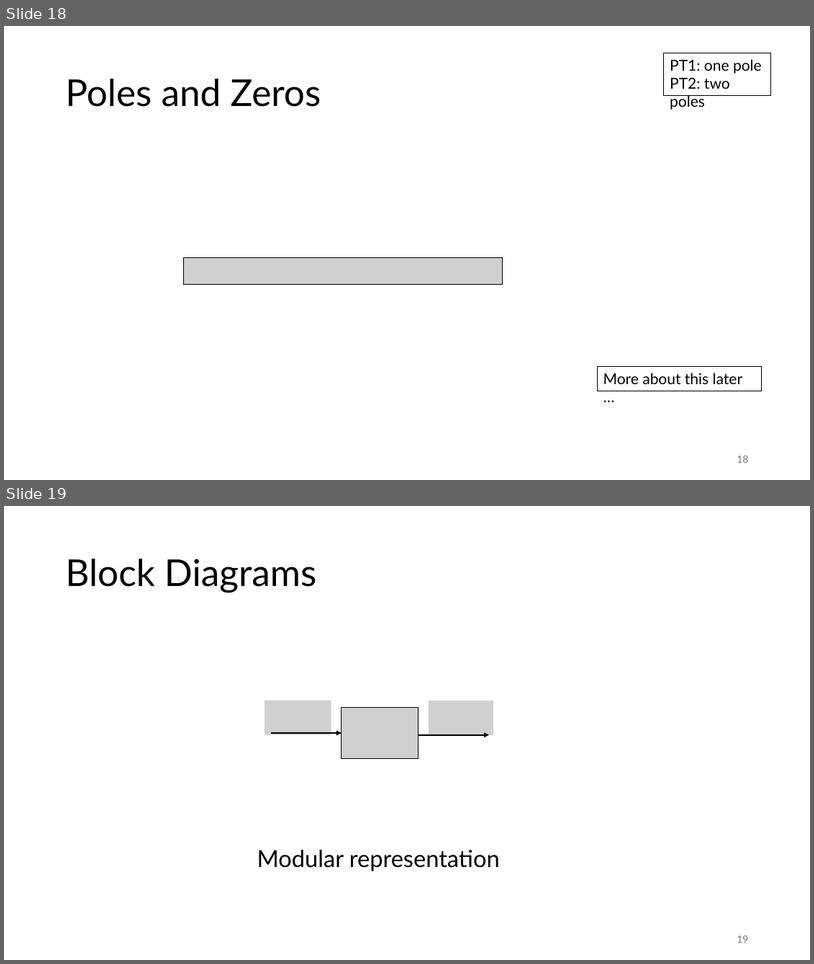
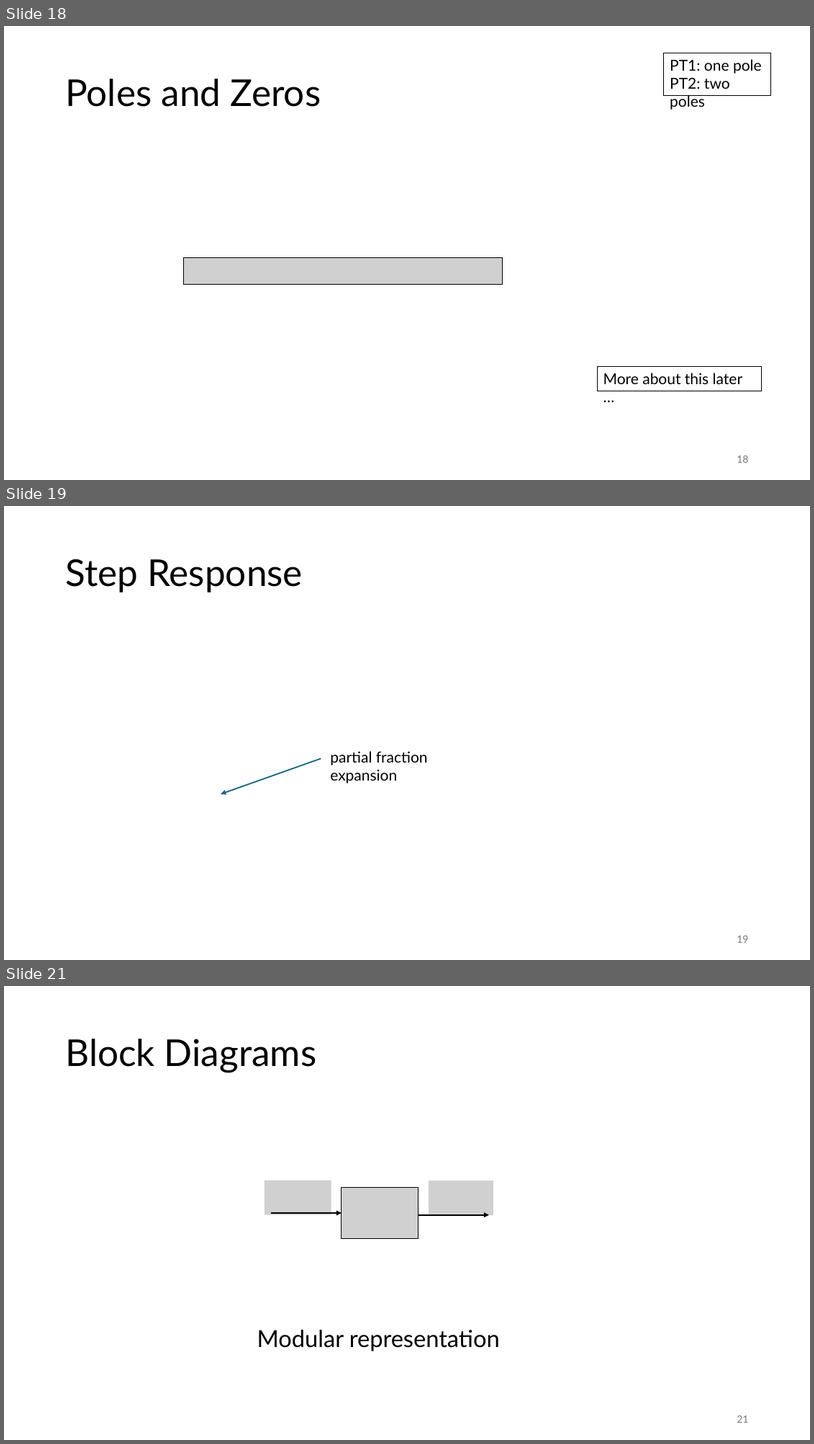
Before and after one commit to FelixWick/control_engineering, a slide deck: slides/3_Laplace.pptx. Shown one above the other, each under a label of ours: slides 18 and 19 before the commit, slides 18, 19 and 21 after it; the slides between them are not shown. The pictures are 814x964 and 814x1444 pixels, drawn with LibreOffice and Linux fonts; fonts in the diff are those of the drawing; grey boxes stand for pictures. Boxes give left, top, right and bottom in pixels: in the first picture for what was removed or moved away, otherwise in the second. Text is boxed around its words. In the diff, an @@ line names an element or a change of style, - is before the commit and + after.

```diff
--- a/slides/3_Laplace.pptx
+++ b/slides/3_Laplace.pptx
@@ slide 19 added at [4, 506, 810, 960], background #FFFFFF @@
@@ title added at [65, 559, 303, 592], 44 pt, text #000000 @@
+Step Response
@@ arrow added from (321, 758) to (221, 794), #156082 1.5 pt @@
@@ text added at [330, 751, 428, 783], 18 pt, text #000000 @@
+partial fraction expansion
@@ page number added at [737, 935, 748, 942], 12 pt, text #797979 @@
+19
@@ what was slide 19 is now slide 21 @@
@@ page number at [737, 1415, 748, 1422]: text changed @@
-19
+21
```
Also in this commit, not shown: 1 slide changed, 10 other slides added, 3 other files.
